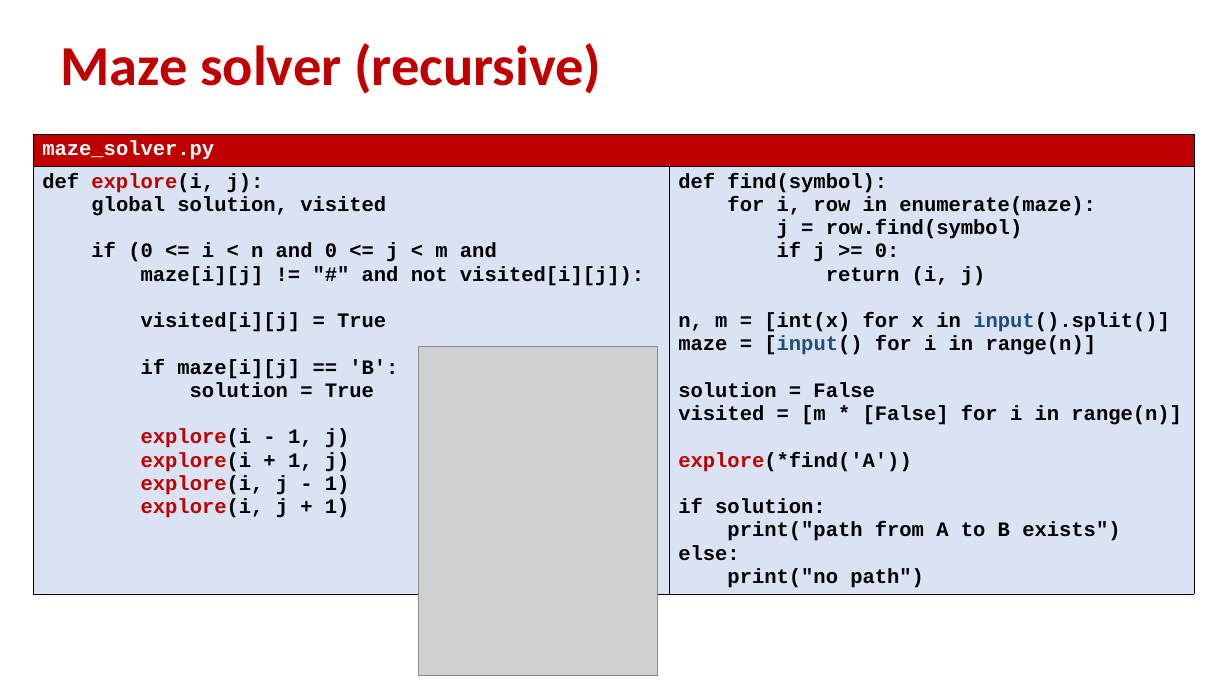
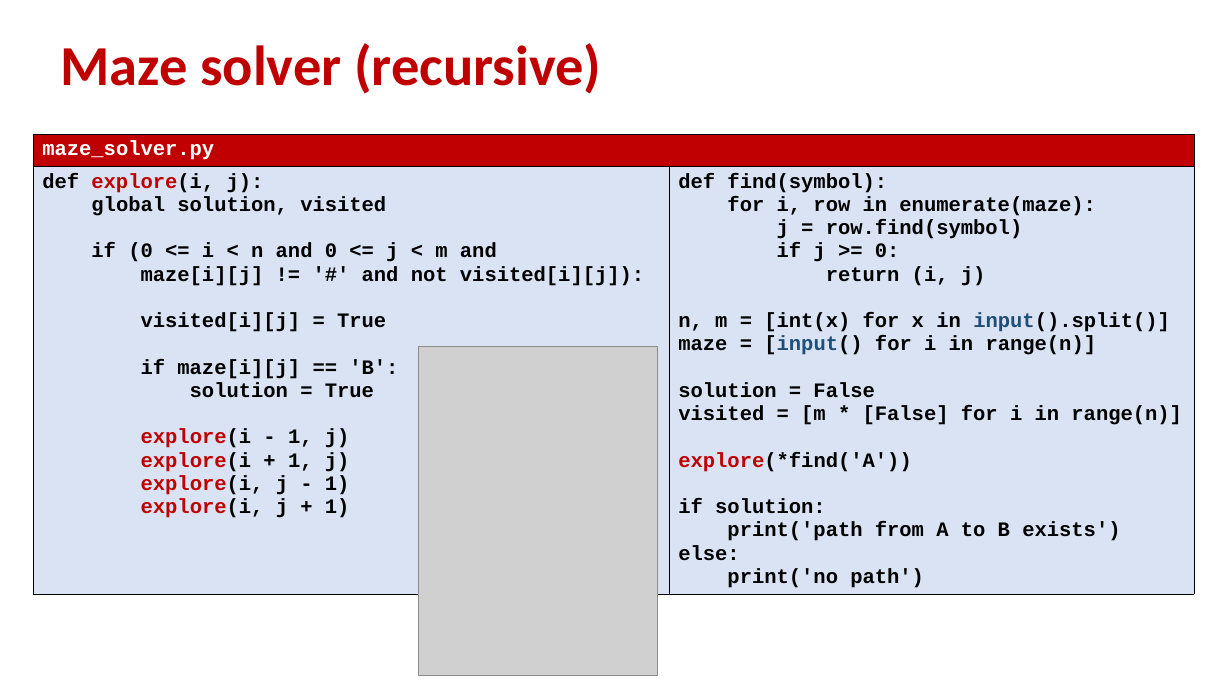
Before and after one commit to gsbrodal/gsbrodal.github.io, a slide deck: slide 20 of ipsa/slides/recursion_iteration.pptx. Drawn at 1232x693 pixels with LibreOffice and Linux fonts; fonts in the diff are those of the drawing; grey boxes stand for pictures. Boxes give left, top, right and bottom in pixels: in the first picture for what was removed or moved away, otherwise in the second. Text is boxed around its words. In the diff, an @@ line names an element or a change of style, - is before the commit and + after.

```diff
--- a/ipsa/slides/recursion_iteration.pptx
+++ b/ipsa/slides/recursion_iteration.pptx
@@ table at [33,134,1194,621] @@
@@ row 2, column 1: "def explore(i, j): / global solution, visited / if (0 <= i < n and 0 <= j < m and / maze[i][j] != "#" and not visited[i][j]): / visited[i][j] = True / if maze[i][j] == 'B': / solution = True / explore(i - 1, j) / explore(i + 1, j) / explore(i, j - 1) / explore(i, j + 1)" to "def explore(i, j): / global solution, visited / if (0 <= i < n and 0 <= j < m and / maze[i][j] != '#' and not visited[i][j]): / visited[i][j] = True / if maze[i][j] == 'B': / solution = True / explore(i - 1, j) / explore(i + 1, j) / explore(i, j - 1) / explore(i, j + 1)" @@
@@ row 2, column 2: "def find(symbol): / for i, row in enumerate(maze): / j = row.find(symbol) / if j >= 0: / return (i, j) / n, m = [int(x) for x in input().split()] / maze = [input() for i in range(n)] / solution = False / visited = [m * [False] for i in range(n)] / explore(*find('A')) / if solution: / print("path from A to B exists") / else: / print("no path")" to "def find(symbol): / for i, row in enumerate(maze): / j = row.find(symbol) / if j >= 0: / return (i, j) / n, m = [int(x) for x in input().split()] / maze = [input() for i in range(n)] / solution = False / visited = [m * [False] for i in range(n)] / explore(*find('A')) / if solution: / print('path from A to B exists') / else: / print('no path')" @@
```
Also in this commit, not shown: 1 other slide changed, 4 other files.
